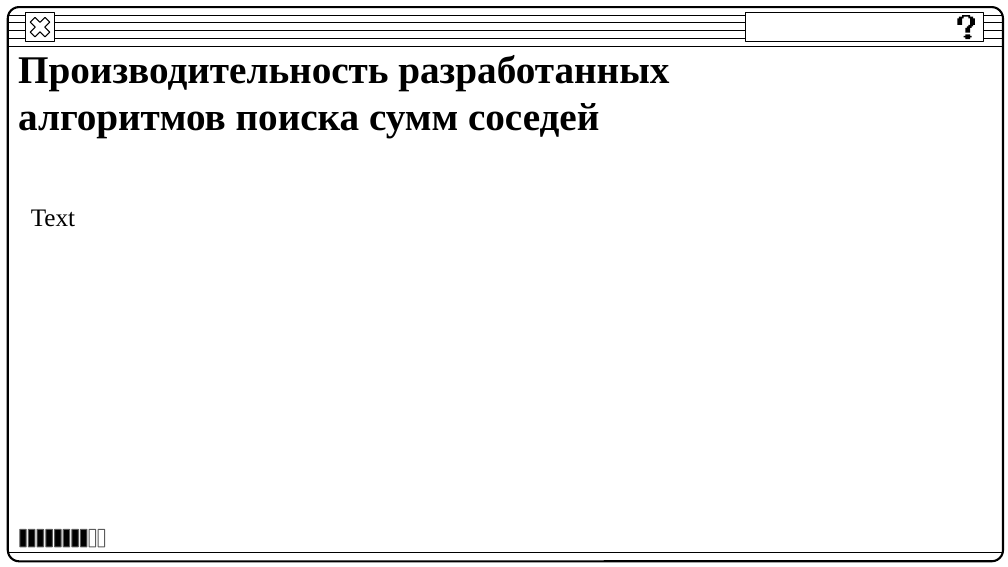
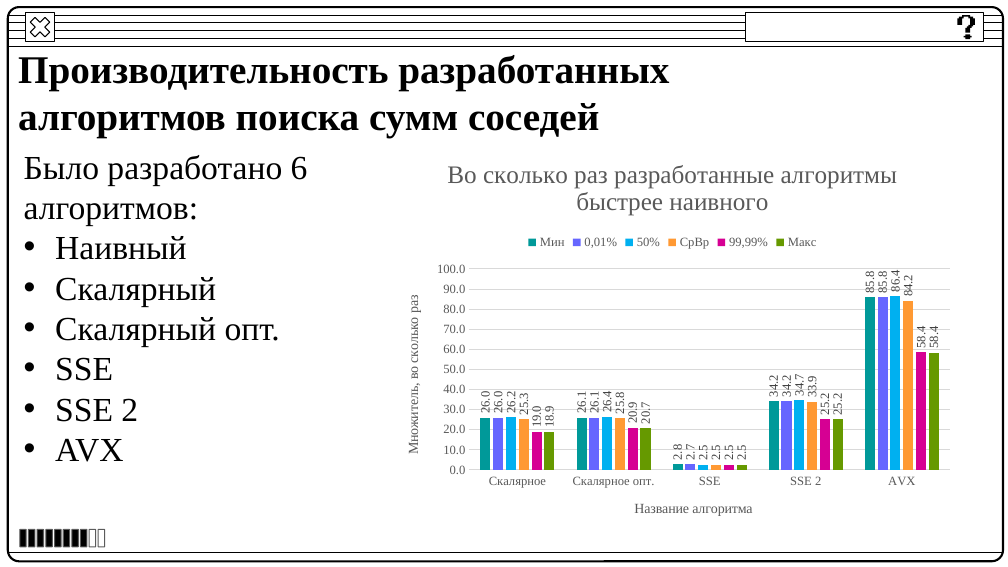
Before and after one commit to BakaKrt/DiplomAPI, a slide deck: slide 8 of ВКР/ВКР.pptx. Drawn at 1008x567 pixels with LibreOffice and Linux fonts; fonts in the diff are those of the drawing. Boxes give left, top, right and bottom in pixels: in the first picture for what was removed or moved away, otherwise in the second. Text is boxed around its words. In the diff, an @@ line names an element or a change of style, - is before the commit and + after.

```diff
--- a/ВКР/ВКР.pptx
+++ b/ВКР/ВКР.pptx
@@ column chart added at (x1=383, y1=141, x2=961, y2=538) @@
+title "Во сколько раз разработанные алгоритмы быстрее наивного "
+categories: Скалярное, Скалярное опт., SSE, SSE 2, AVX
+Мин: 26, 26.1, 2.8, 34.2, 85.8
+0,01%: 26, 26.1, 2.7, 34.2, 85.8
+50%: 26.2, 26.4, 2.5, 34.7, 86.4
+СрВр: 25.3, 25.8, 2.5, 33.9, 84.2
+99,99%: 19, 20.9, 2.5, 25.2, 58.4
+Макс: 18.9, 20.7, 2.5, 25.2, 58.4
@@ text added at (x1=24, y1=155, x2=308, y2=462), 24 pt, text #000000 @@
+Было разработано 6 алгоритмов:
+• Наивный
+• Скалярный
+• Скалярный опт.
+• SSE
+• SSE 2
+• AVX
@@ text removed at (x1=31, y1=209, x2=75, y2=227) @@
-Text
```
Also in this commit, not shown: 7 other slides changed, 3 other files.
